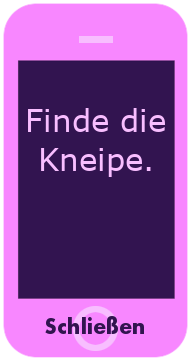
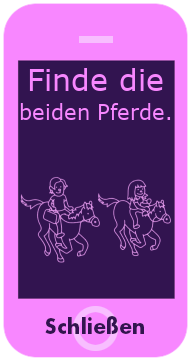
Before/after of a 191x360 layered artwork. What changed in the layer stack:
removed layer "Schließen" over bbox(45, 316, 144, 334)
removed layer "Finde die Kneipe." over bbox(28, 108, 165, 177)
added group "BankRobbery" with 5 layers above "CarAccident" over bbox(20, 68, 171, 263)
added layer "step_3 #1" in group "BankRobbery" over bbox(20, 68, 171, 263)
renamed "iphone pink" to "phone", painted on it over bbox(20, 68, 171, 334)
